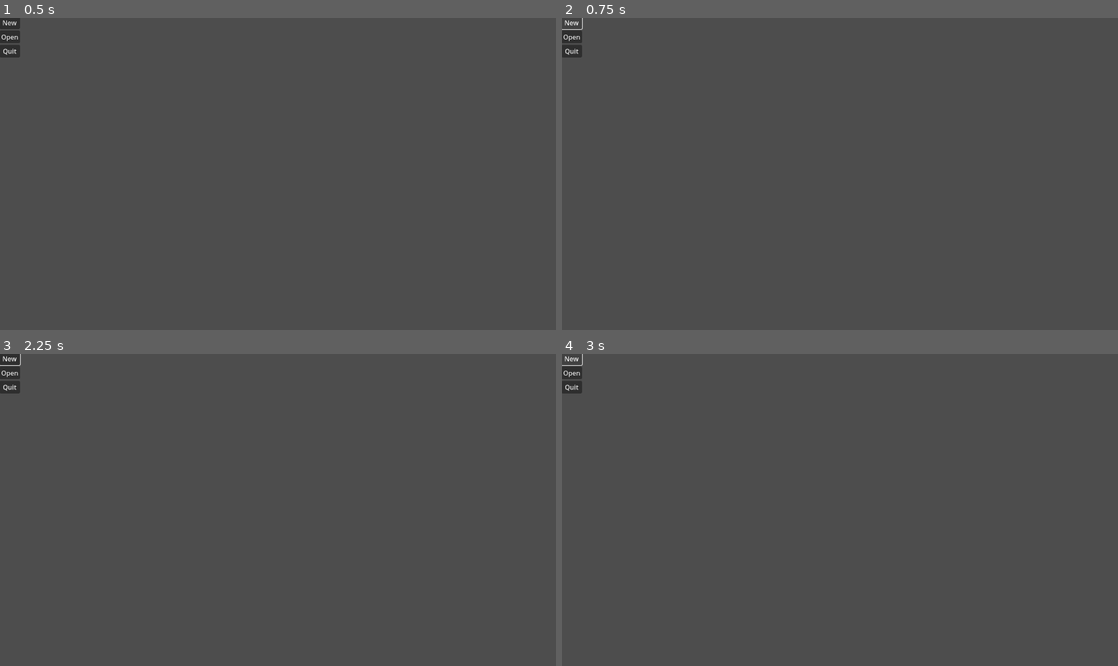
Above: before the commit, frames 1-4 (two rows, left to right).
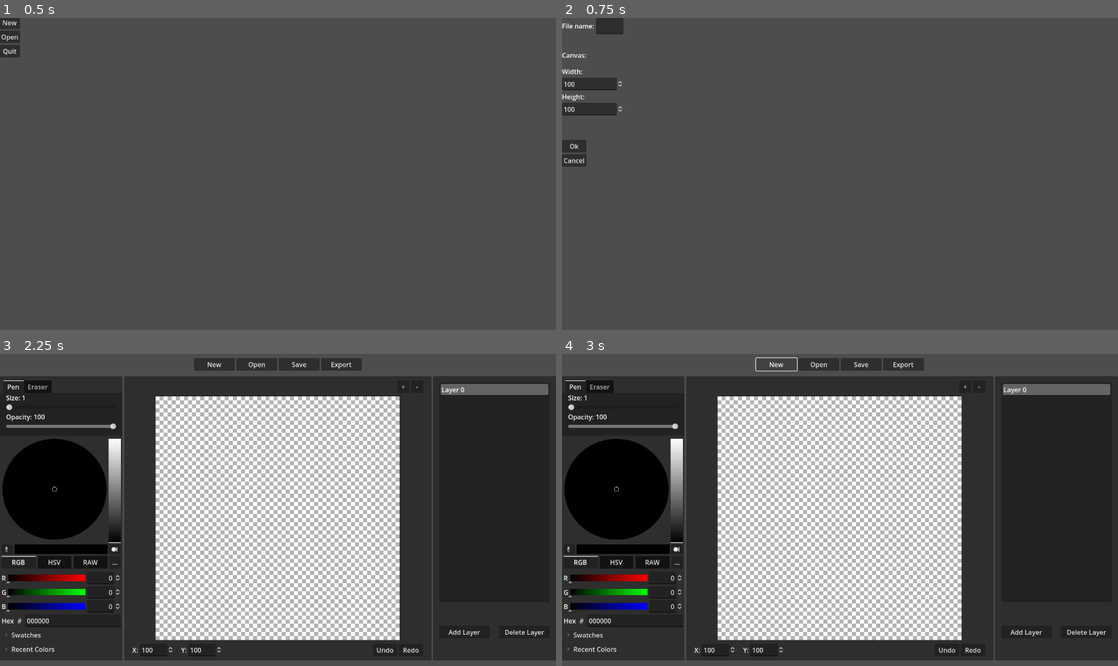
Above: after the commit, the same moments.

Repository: 17angelsprings/Pix-Paint
Game: Godot game, scene res://src/ui/menu/menu.tscn
Two runs of this game, one before a commit and one after it. Both use one fixed random seed, a clock stepped at 60 frames per second and the inputs below. Before the commit the project starts from res://src/ui/menu/menu_ui.tscn.
Inputs (mouse positions are in pixels of both pictures, inside the frame that each line leads up to):
- Up to frame 1 (0.5 s): no input
- Up to frame 2 (0.75 s): click "New" at 0.5 s
- Up to frame 3 (2.25 s): click (11, 357) at 1.25 s, where only the run before the commit has a clickable "New"; click (11, 481) at 2 s, where only the run after the commit has a clickable "Ok"
- Up to frame 4 (3 s): click "New" at 2.75 s

Frame 1 is identical in both runs. In frame 2, 1.8% of the frame differs, in the area x 0-11%, y 0-48%; in frame 3, 91%, in the area x 0-100%, y 0-99%; in frame 4, 90%.

Commit message:
Implemented Adjustable Canvas
Make canvas size adjustable.

Added canvas_size_changed signal to update size when value changes.

Diff:
--- a/project.godot
+++ b/project.godot
@@ -11,7 +11,7 @@
 [application]
 
 config/name="Pix Paint"
-run/main_scene="res://src/ui/menu/menu_ui.tscn"
+run/main_scene="res://src/ui/menu/menu.tscn"
 config/features=PackedStringArray("4.2", "GL Compatibility")
 config/icon="res://icon.svg"
 
@@ -24,6 +24,7 @@
 
 window/size/viewport_width=1366
 window/size/viewport_height=768
+window/stretch/mode="viewport"
 
 [rendering]
 
--- a/src/autoload/canvas_globals.gd
+++ b/src/autoload/canvas_globals.gd
@@ -1,7 +1,13 @@
 extends Node
 
-var canvas_size = Vector2(100.0, 100.0)
+signal canvas_size_changed
+
+var canvas_size = Vector2(100.0, 100.0):
+	set = set_canvas_size # when canvas changes, set_canvas_size is called
 var current_layer_idx
+
+func set_canvas_size(new_val):
+	canvas_size_changed.emit() # emits a signal so other nodes can react to the change
 
 func get_global_variable(var_name):
 	match var_name:
--- a/src/canvas-tmp/canvas.gd
+++ b/src/canvas-tmp/canvas.gd
@@ -1,16 +1,15 @@
 extends Node2D
 
 # canvas properties
-# size of canvas
-var canvas_size = Vector2(100, 100)
+
 # size of pixel
 var pixel_size = 1
 
 # canvas base
 func _draw():
 	# alternating squares
-	for y in range(int(canvas_size.y / pixel_size)):
-		for x in range(int(canvas_size.x / pixel_size)):
+	for y in range(int(CanvasGlobals.canvas_size.y / pixel_size)):
+		for x in range(int(CanvasGlobals.canvas_size.x / pixel_size)):
 			if (x + y) % 2 == 0:
 				draw_rect(Rect2(x * pixel_size, y * pixel_size, pixel_size, pixel_size), Color(0.9, 0.9, 0.9))
 			else:
--- a/src/canvas-tmp/mouse-grid.gd
+++ b/src/canvas-tmp/mouse-grid.gd
@@ -1,10 +1,8 @@
 extends Node2D
 
 # grid properties
-# size of grid
-var grid_size = Vector2(1000, 1000)
 # size of grid cell
-var cell_size = 10
+var cell_size = 1
 # mouse position
 var coord = Vector2(-1, -1)
 # canvas
@@ -77,8 +75,8 @@
 		if is_mouse_inside_canvas(mouse_pos):
 			var pos = Vector2(int(event.position.x / cell_size), int(event.position.y / cell_size))
 			if pos != coord:
-				pos.x = clamp(pos.x, 0, grid_size.x / cell_size - 1)
-				pos.y = clamp(pos.y, 0, grid_size.y / cell_size - 1)
+				pos.x = clamp(pos.x, 0, CanvasGlobals.canvas_size.x / cell_size - 1)
+				pos.y = clamp(pos.y, 0, CanvasGlobals.canvas_size.y / cell_size - 1)
 				coord = pos
 				print(coord)  # instead of printing coord, implement drawing here
 				if ToolGlobals.get_global_variable("pen_eraser"):
@@ -146,7 +144,7 @@
 
 # check if mouse position is inside canvas
 func is_mouse_inside_canvas(mouse_pos):
-	return (mouse_pos.x >= 0 and mouse_pos.x < grid_size.x) and (mouse_pos.y >= 0 and mouse_pos.y < grid_size.y)
+	return (mouse_pos.x >= 0 and mouse_pos.x < CanvasGlobals.canvas_size.x) and (mouse_pos.y >= 0 and mouse_pos.y < CanvasGlobals.canvas_size.y)
 
 # Called every frame. 'delta' is the elapsed time since the previous frame.
 func _process(delta):
--- /dev/null
+++ b/src/workspace/canvas_viewport.gd
@@ -0,0 +1,38 @@
+extends Control
+
+@export var subviewcontainer: SubViewportContainer
+@export var subviewport: SubViewport
+
+
+func _ready():
+	var canvas_global_script = get_node("/root/CanvasGlobals")
+	if canvas_global_script:
+		print("connected")
+		canvas_global_script.connect("canvas_size_changed", _on_canvas_size_changed)
+	update_canvas_size()
+
+func _on_canvas_size_changed():
+	print("Canvas Size Changed")
+	update_canvas_size()
+
+func update_canvas_size():
+	# set viewport size to match canvas
+	subviewport.size_2d_override = CanvasGlobals.canvas_size
+
+	# set container size
+	if CanvasGlobals.canvas_size.x == CanvasGlobals.canvas_size.y:
+		subviewcontainer.size.x = 600
+		subviewcontainer.size.y = 600
+	# if width is bigger, x should be 600 and y should scale according to canvas size
+	elif CanvasGlobals.canvas_size.x > CanvasGlobals.canvas_size.y:
+		subviewcontainer.size.x = 600
+		subviewcontainer.size.y = (600 * CanvasGlobals.canvas_size.y)/CanvasGlobals.canvas_size.x
+	# if length is bigger, y should be 600 and x should scale according to canvas size
+	else:
+		subviewcontainer.size.y = 600
+		subviewcontainer.size.x = (600 * CanvasGlobals.canvas_size.x)/CanvasGlobals.canvas_size.y
+	# set container position, so that the canvas stays centered
+	subviewcontainer.position.x = -(subviewcontainer.size.x/2)
+	subviewcontainer.position.y = -(subviewcontainer.size.y/2)
+	print("SubViewport Size: ", subviewport.size_2d_override)
+	print("SubViewContainer Size: ", subviewcontainer.size)
--- a/src/workspace/canvas_viewport.tscn
+++ b/src/workspace/canvas_viewport.tscn
@@ -1,8 +1,9 @@
-[gd_scene load_steps=2 format=3 uid="uid://ct7x4p2winfnf"]
+[gd_scene load_steps=3 format=3 uid="uid://ct7x4p2winfnf"]
 
+[ext_resource type="Script" path="res://src/workspace/canvas_viewport.gd" id="1_o12k8"]
 [ext_resource type="PackedScene" uid="uid://hyue207c44lm" path="res://src/canvas-tmp/canvas.tscn" id="1_u53ib"]
 
-[node name="CanvasViewport" type="Control"]
+[node name="CanvasViewport" type="Control" node_paths=PackedStringArray("subviewcontainer", "subviewport")]
 layout_mode = 3
 anchors_preset = 15
 anchor_right = 1.0
@@ -13,6 +14,9 @@
 grow_vertical = 2
 size_flags_horizontal = 3
 size_flags_vertical = 3
+script = ExtResource("1_o12k8")
+subviewcontainer = NodePath("SubViewportContainer")
+subviewport = NodePath("SubViewportContainer/SubViewport")
 
 [node name="SubViewportContainer" type="SubViewportContainer" parent="."]
 layout_mode = 0
